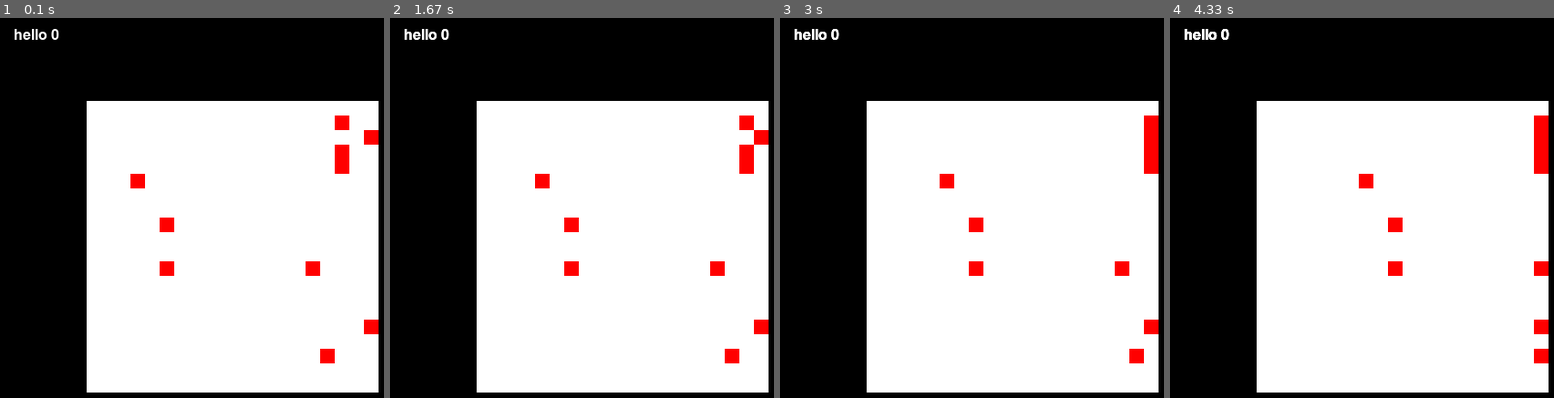
Above: before the commit, frames 1-4 (left to right).
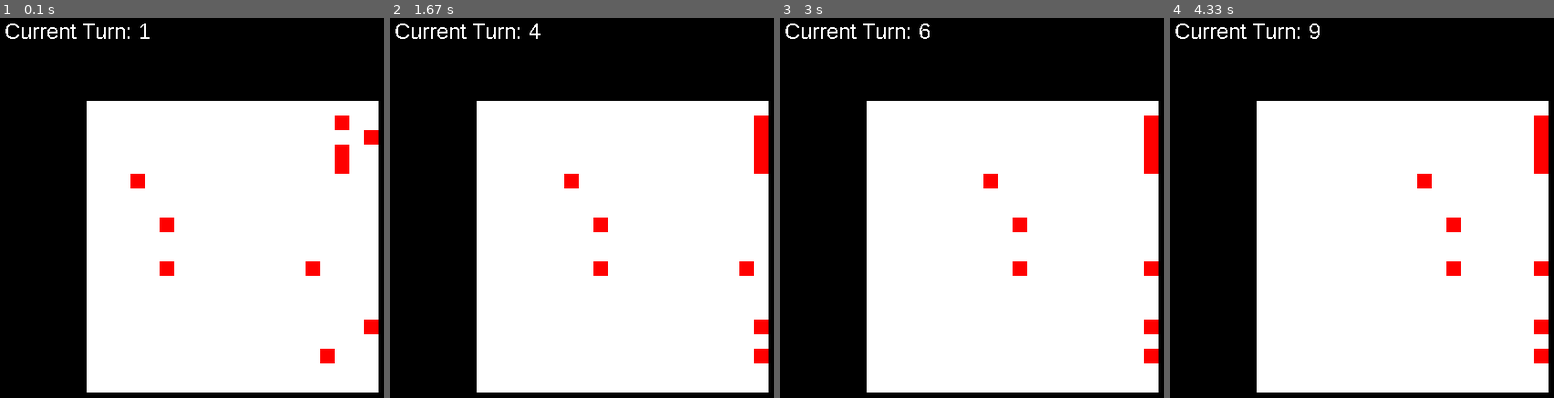
Above: after the commit, the same moments.

Repository: wallermatt/exercises
Game: pygame game, started from zombies.py
Two runs of this game, one before a commit and one after it. Both use one fixed random seed, a clock stepped at 60 frames per second and the inputs below.
Inputs:
- Up to frame 1 (0.1 s): no input
- Up to frame 2 (1.67 s): no input
- Up to frame 3 (3 s): no input
- Up to frame 4 (4.33 s): no input

The runs differ from the first frame. In frame 1, 0.5% of the frame differs, in the area x 1-39%, y 1-6%; in frame 2, 2.9%, in the area x 1-99%, y 1-91%; in frame 3, 2.0%; in frame 4, 1.4%.

Commit message:
turn works

Diff:
--- a/zombies.py
+++ b/zombies.py
@@ -17,6 +17,7 @@
 WHITE = (255, 255, 255)
 RED = (255, 0, 0)
 PURPLE = (255, 0, 255)
+BLACK = (0, 0, 0)
 
 
 class NPC(pygame.sprite.Sprite):
@@ -65,8 +66,10 @@
     all_sprites_list.add(NPC(RED, random.randrange(0, ARENA_WIDTH), random.randrange(0, ARENA_HEIGHT)))
 
 turn = 0
-font = pygame.font.SysFont(None, 24)
-turn_display = font.render('hello {}'.format(turn), True, WHITE)
+font = pygame.font.SysFont('Arial', 24)
+#turn_display = font.render('hello {}'.format(turn), True, WHITE)
+
+
 
 
 while carryOn:
@@ -78,21 +81,23 @@
             if event.key==pygame.K_x: #Pressing the x Key will quit the game
                     carryOn=False
 
-
-    screen.blit(turn_display, (20, 20))
     for s in all_sprites_list:
         s.moveRight(CHAR_SIZE)
     all_sprites_list.update()
 
+    screen.fill(BLACK)
     pygame.draw.rect(screen, WHITE, [100,100, ARENA_WIDTH * CHAR_SIZE, ARENA_HEIGHT * CHAR_SIZE])
 
     all_sprites_list.draw(screen)
 
-    pygame.display.update()
+    turn_display = font.render("Current Turn: {}".format(str(turn)), False, WHITE)
+    screen.blit(turn_display,(10,10))
+
+    #pygame.display.update()
     #Refresh Screen
     pygame.display.flip()
 
     #Number of frames per second e.g. 60
-    clock.tick(1)
+    clock.tick(2)
 
 pygame.quit()
